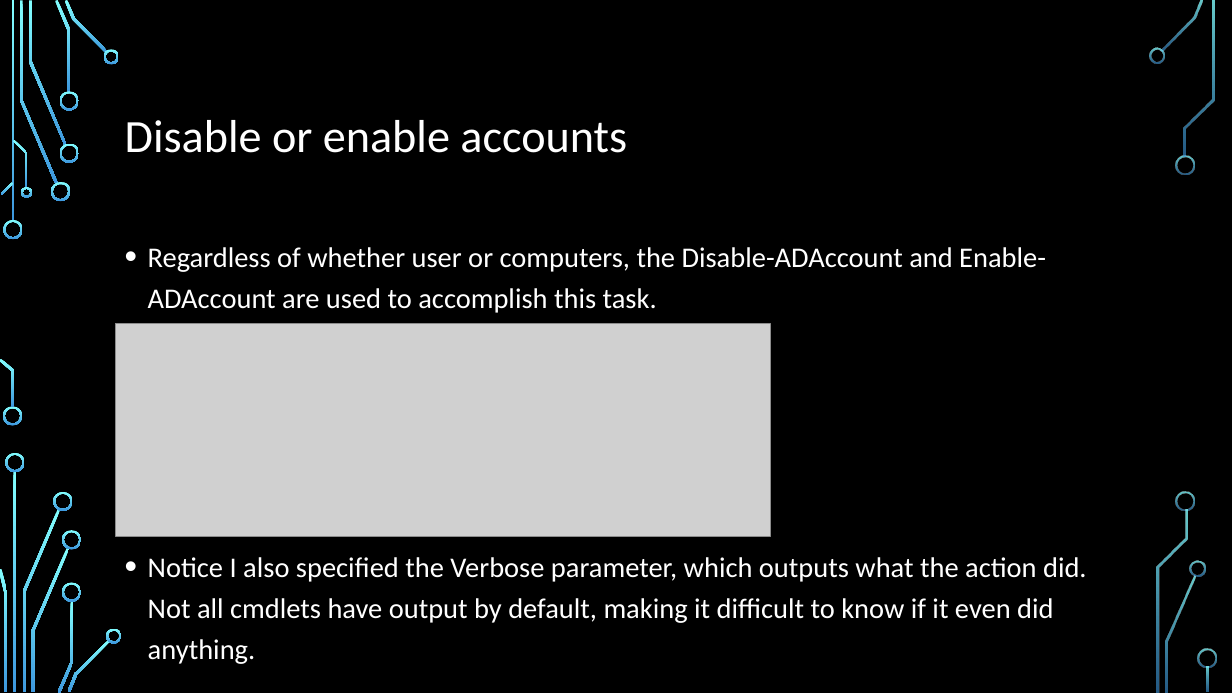
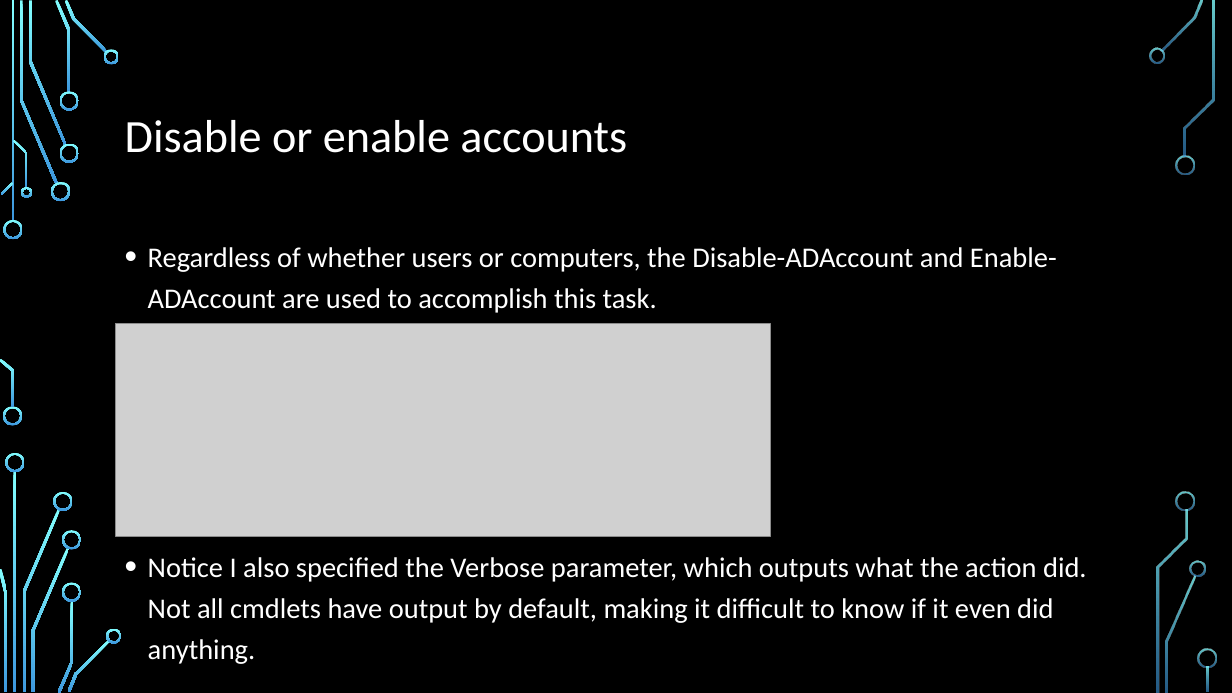
Before and after one commit to foremann/Projects, a slide deck: slide 19 of AD_Demo/AD_Demo.pptx. Drawn at 1232x693 pixels with LibreOffice and Linux fonts; fonts in the diff are those of the drawing; grey boxes stand for pictures; background and template pictures are left out. Boxes give left, top, right and bottom in pixels: in the first picture for what was removed or moved away, otherwise in the second. Text is boxed around its words. In the diff, an @@ line names an element or a change of style, - is before the commit and + after.

```diff
--- a/AD_Demo/AD_Demo.pptx
+++ b/AD_Demo/AD_Demo.pptx
@@ text at [148, 247, 1057, 313]: text changed @@
-• Regardless of whether user or computers, the Disable-ADAccount and Enable-ADAccount are used to accomplish this task.
+• Regardless of whether users or computers, the Disable-ADAccount and Enable-ADAccount are used to accomplish this task.
```
Also in this commit, not shown: 3 other slides changed, 1 other file.
